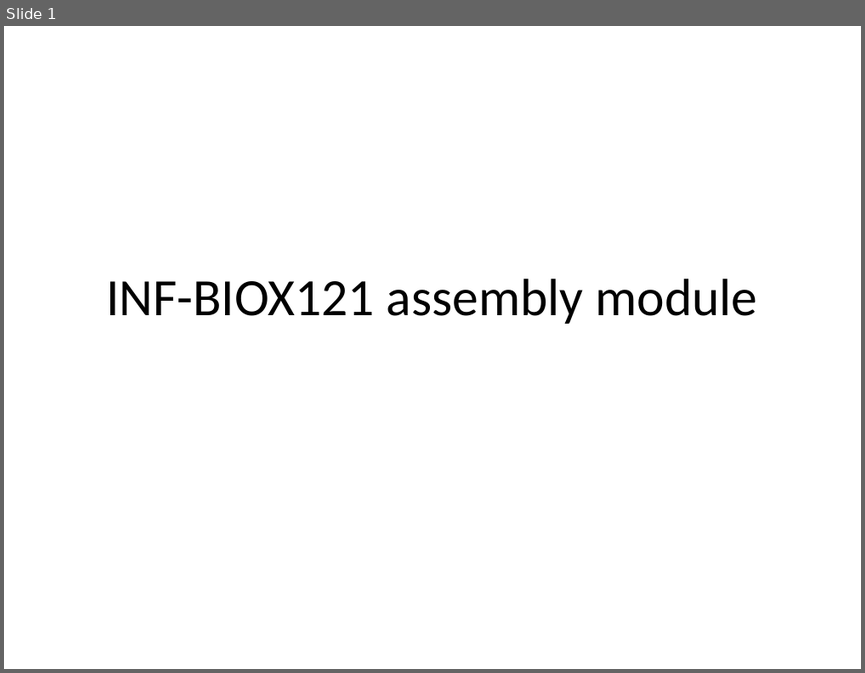
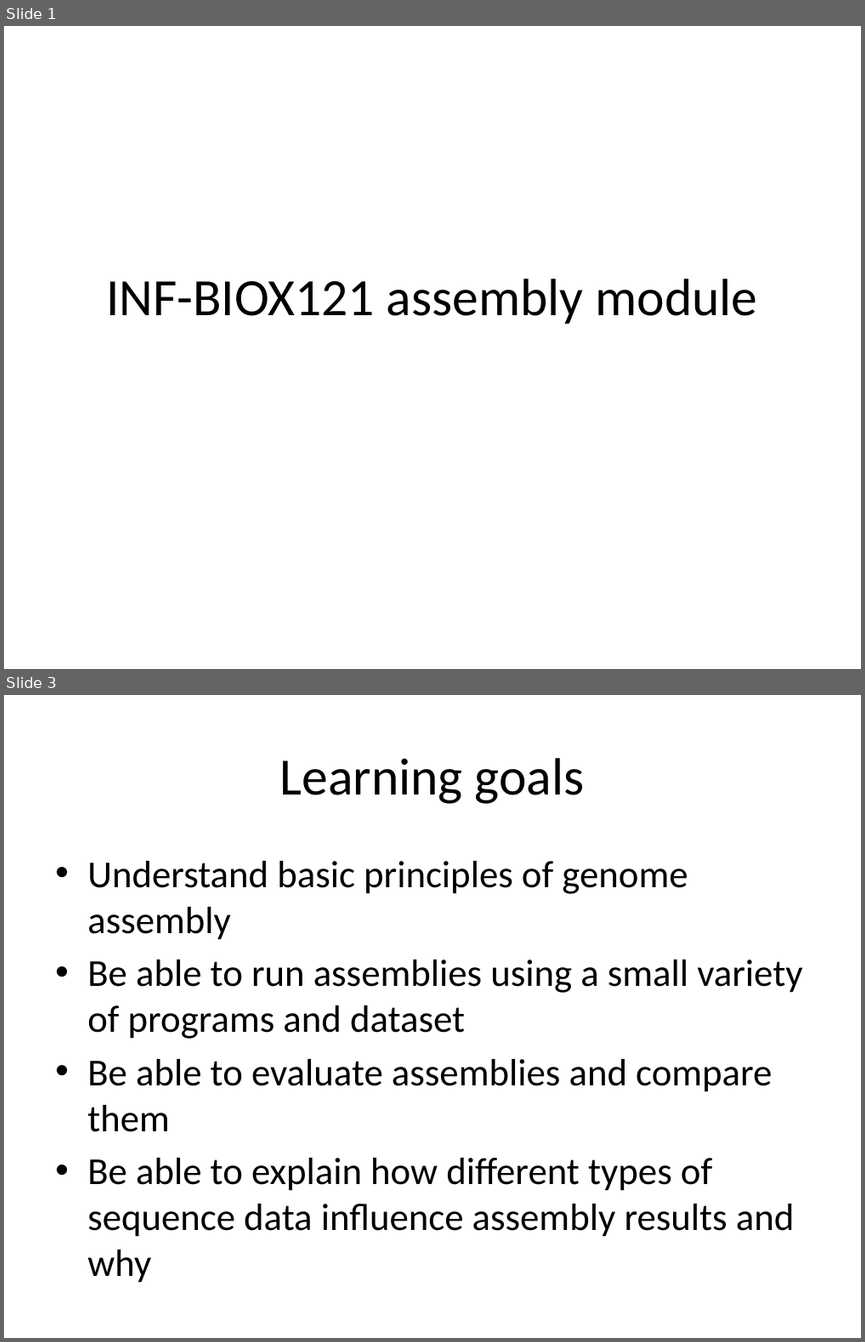
Before and after one commit to lexnederbragt/INF-BIOx121, a slide deck: Assembly/presentations/01_intro_to_assembly_module.pptx. Shown one above the other, each under a label of ours: slide 1 before the commit, slides 1 and 3 after it; the slides between them are not shown. The pictures are 865x673 and 865x1342 pixels, drawn with LibreOffice and Linux fonts; fonts in the diff are those of the drawing. Boxes give left, top, right and bottom in pixels: in the first picture for what was removed or moved away, otherwise in the second. Text is boxed around its words. In the diff, an @@ line names an element or a change of style, - is before the commit and + after.

Commit message:
Updated presentations

```diff
--- a/Assembly/presentations/01_intro_to_assembly_module.pptx
+++ b/Assembly/presentations/01_intro_to_assembly_module.pptx
@@ slide 3 added at (4, 695, 861, 1338), background #FFFFFF @@
@@ title added at (280, 758, 585, 804), 44 pt, text #000000 @@
+Learning goals
@@ text added at (87, 861, 802, 1282), 32 pt, text #000000 @@
+• Understand basic principles of genome assembly
+• Be able to run assemblies using a small variety of programs and dataset
+• Be able to evaluate assemblies and compare them
+• Be able to explain how different types of sequence data influence assembly results and why
```
Also in this commit, not shown: 2 slides changed, 1 other slide added, 2 other files.
